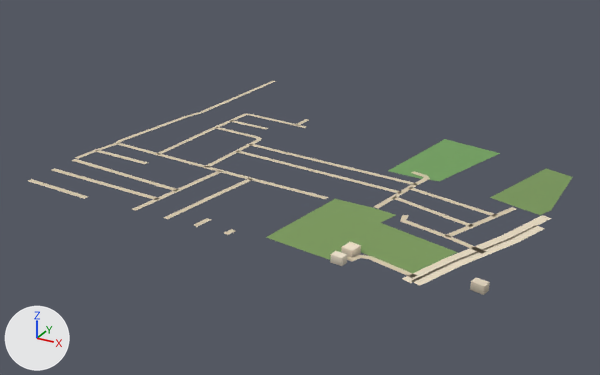
What one commit did to the glTF model public/assets/bengaluru-region-v1/tiles/t29_-29-l1.glb.
The view is the same before and after, from a 50 mm lens placed at (15139.0, -15065.0, 347.0), pointed at (14724.0, -14310.0, -31.0). Arrows for +X, +Y and +Z are at lower left; the lights stay in place. The older version comes first.

The first picture shows 'building', 'ground'.
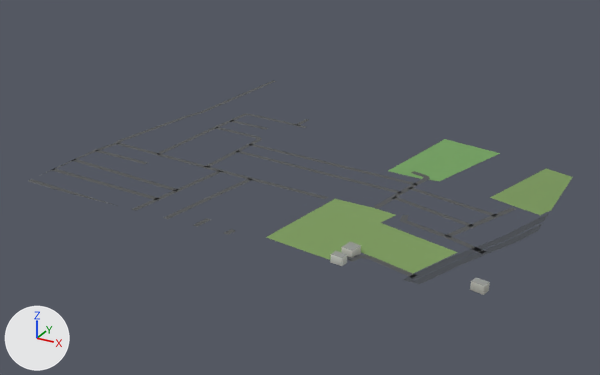
What differs and where, as boxes [x1, y1, x2, y2] in the pictures (600 x 375 px; the box of a moved part takes in the faces that stretch with it):
'ground', reshaped
    before: [28, 81, 572, 286]
    after: [28, 81, 572, 284]
part 1 of me_building, recoloured
    both: [330, 242, 490, 295]
part 2 of me_ground, reshaped
    both: [28, 150, 216, 219]
part 3 of me_ground, moved or reshaped
    before: [402, 215, 551, 286]
    after: [403, 213, 549, 284]
part 4 of me_ground, moved or reshaped
    before: [383, 176, 417, 189]
    after: [383, 176, 416, 189]
part 5 of me_ground, recoloured
    both: [52, 81, 516, 278]

The change, as a list of edits to the scene's bpy script:
```text
Change me_building:
    used by ob_building; location = (14500.0, -14500.0, 0.0)
    remove me_building.from_pydata(...)  # 24 vertices, 30 faces; spans x 358.5..491.9, y -1.3..29.5, z 0.0..8.0
    add me_building.from_pydata(...)  # 24 vertices, 36 faces; spans x 358.5..491.9, y -1.3..29.5, z 0.0..8.0
    me_building part 1: 30 kept faces spanning x 358.5..491.9, y -1.3..29.5, z 0.0..8.0 get new vertex colours
    edits to the shape of me_building do not show in these pictures
Change me_ground:
    used by ob_ground; location = (14500.0, -14500.0, 0.0)
    remove me_ground.from_pydata(...)  # 388 vertices, 366 faces; spans x -3.0..505.0, y -3.0..448.0, z 1.0
    add me_ground.from_pydata(...)  # 396 vertices, 374 faces; spans x 0.0..500.0, y 0.0..448.0, z 1.0
    me_ground part 2
    10 vertices are removed from x 3.0..191.0, y -3.0..76.0, z 1.0
    15 faces are deleted
    3 vertices move from x -3.0..37.0, y 35.0..77.0, z 1.0 to x 0.0..37.0, y 35.0..106.0, z 1.0
    18 vertices are added at x 0.0..192.0, y 0.0..72.0, z 1.0
    23 new faces join them
    me_ground part 3
    32 vertices are removed from x 424.0..505.0, y -2.0..180.0, z 1.0
    30 faces are deleted
    32 vertices are added at x 425.0..500.0, y 0.0..188.0, z 1.0
    30 new faces join them
    me_ground part 4
    3 vertices are removed from x 358.0..364.0, y 188.0..195.0, z 1.0
    8 faces are deleted
    1 vertex moves within x 357.0, y 189.0, z 1.0
    3 vertices are added at (359.0, 194.0, 1.0), (357.0, 188.0, 1.0), (364.0, 190.0, 1.0)
    8 new faces join them
    me_ground part 5: 197 kept faces spanning x 0.0..470.0, y 0.0..448.0, z 1.0 get new vertex colours; the middle colour goes from beige #d7c9ae to dark grey #535556
    other edits to the shape of me_ground do not show in these pictures
```
